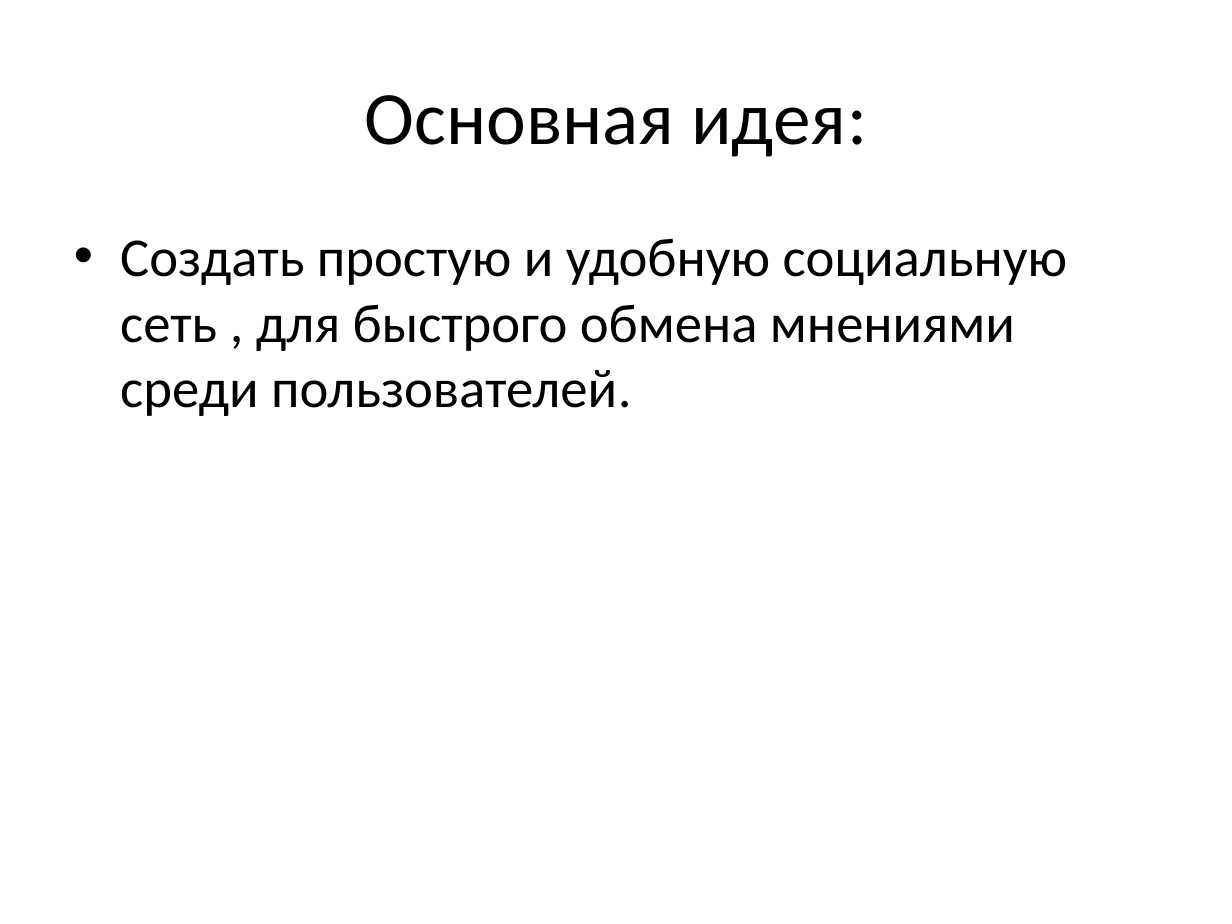
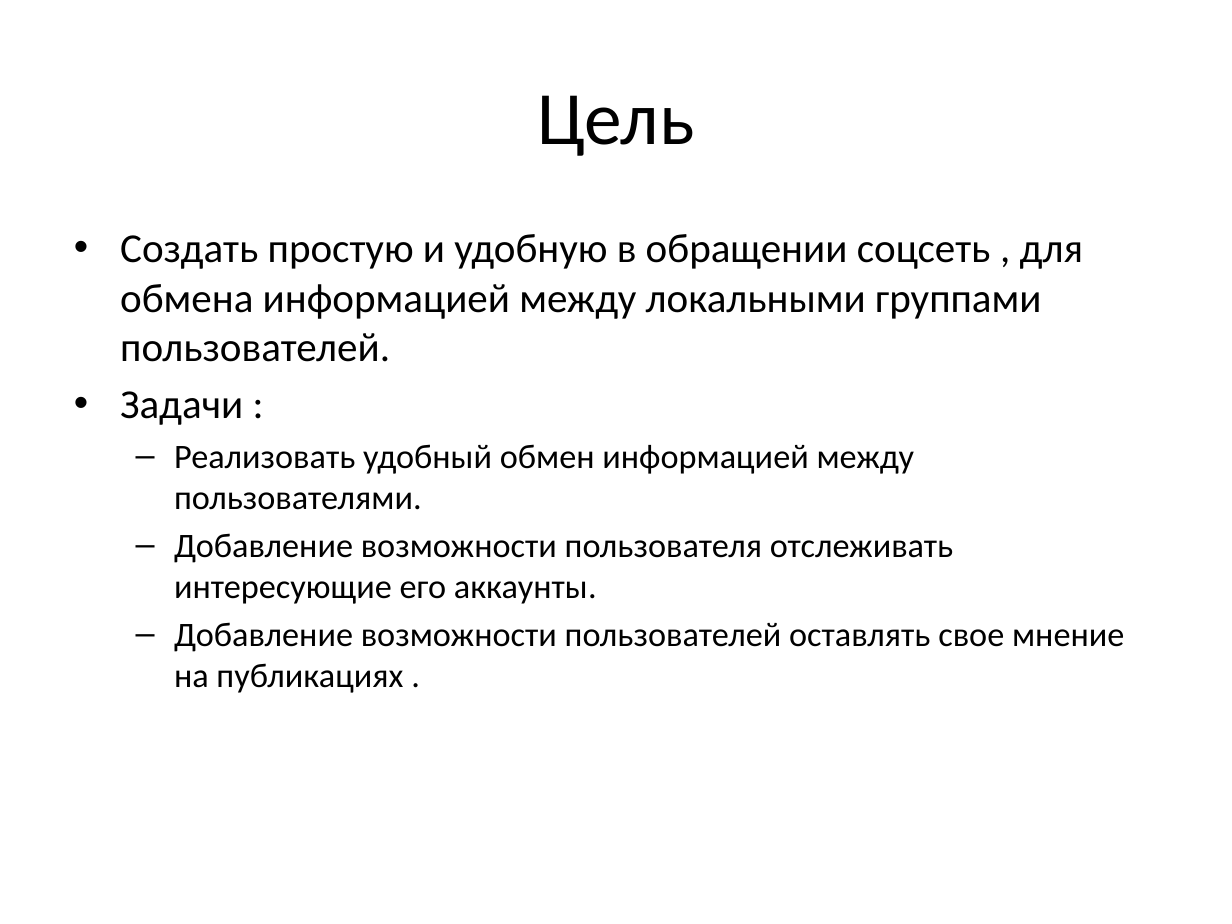
Before and after one commit to Cleamaster322/1st__Project__Web__, a slide deck: slide 3 of проект по вебу презентация.pptx (slide 2 before the commit). Drawn at 1232x924 pixels with LibreOffice and Linux fonts; fonts in the diff are those of the drawing. Boxes give left, top, right and bottom in pixels: in the first picture for what was removed or moved away, otherwise in the second. Text is boxed around its words. In the diff, an @@ line names an element or a change of style, - is before the commit and + after.

```diff
--- a/проект по вебу презентация.pptx
+++ b/проект по вебу презентация.pptx
@@ title at [537, 95, 694, 156]: text changed @@
-Основная идея:
+Цель
@@ text at [120, 234, 1124, 693]: text changed; size 32 to 20 pt @@
-• Создать простую и удобную социальную сеть , для быстрого обмена мнениями среди пользователей.
+• Создать простую и удобную в обращении соцсеть , для обмена информацией между локальными группами пользователей.
+• Задачи :
+  – Реализовать удобный обмен информацией между пользователями.
+  – Добавление возможности пользователя отслеживать интересующие его аккаунты.
+  – Добавление возможности пользователей оставлять свое мнение на публикациях .
```
Also in this commit, not shown: 1 other slide changed, 1 slide added, 1 slide removed.
